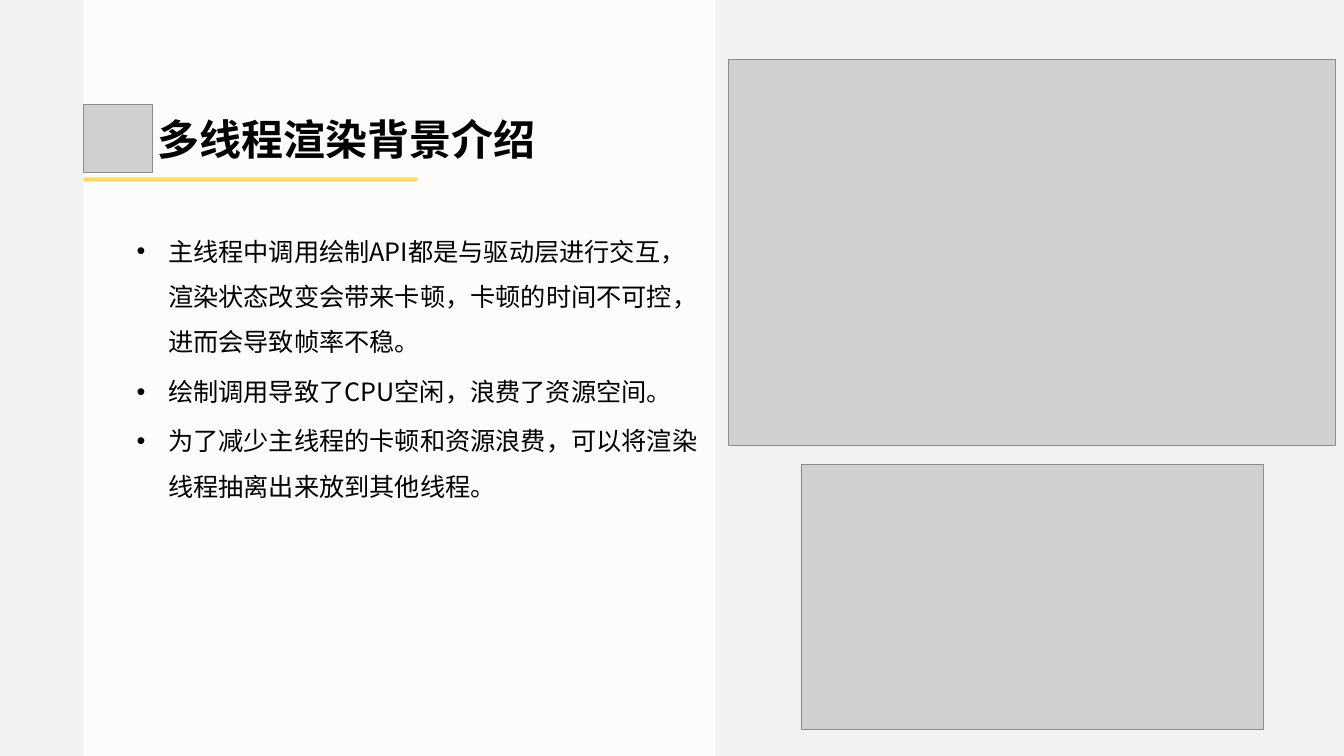
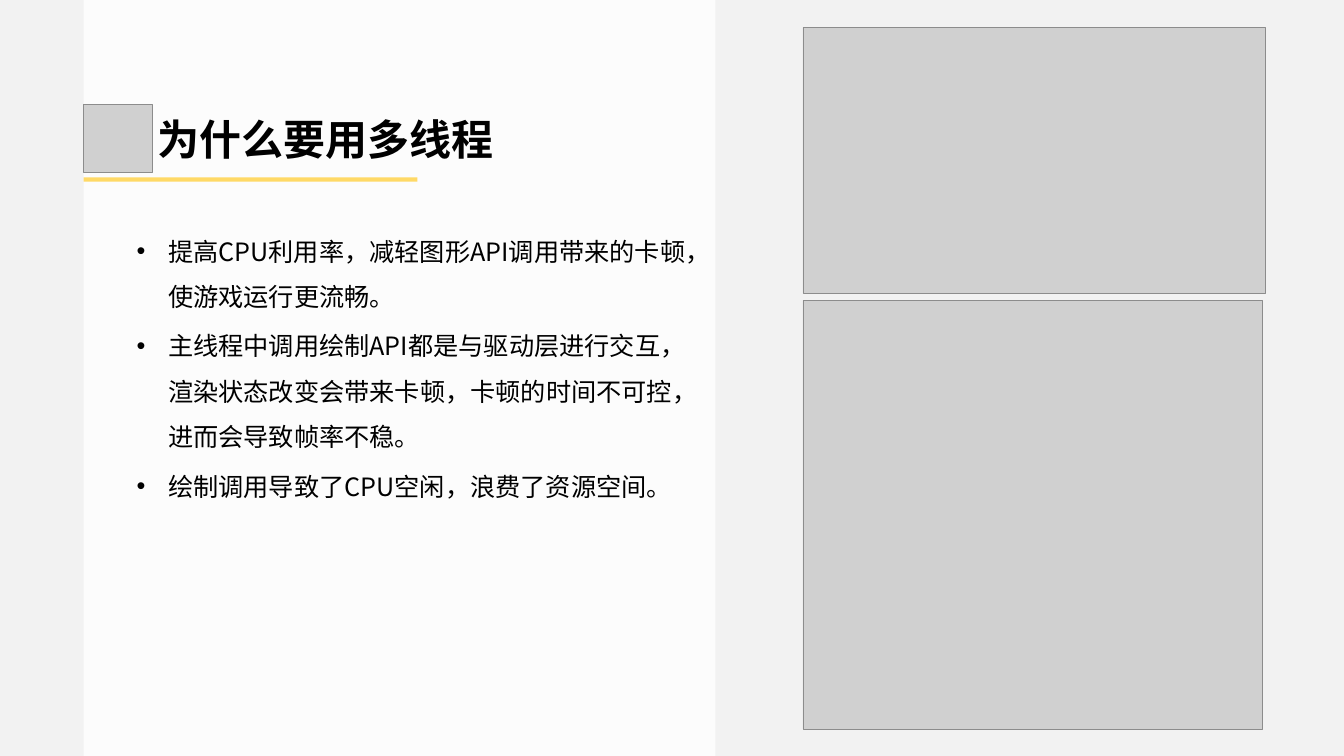
Before and after one commit to doomlover/KSGameEngineTutorials, a slide deck: slide 19 of PPTs/04.引擎基础概念与底层实用系统.pptx (slide 22 before the commit). Drawn at 1344x756 pixels with LibreOffice and Linux fonts; fonts in the diff are those of the drawing; grey boxes stand for pictures. Boxes give left, top, right and bottom in pixels: in the first picture for what was removed or moved away, otherwise in the second. Text is boxed around its words. In the diff, an @@ line names an element or a change of style, - is before the commit and + after.

```diff
--- a/PPTs/04.引擎基础概念与底层实用系统.pptx
+++ b/PPTs/04.引擎基础概念与底层实用系统.pptx
@@ picture: place and size @@
-picture at (801,464,1263,730)
+picture at (803,28,1265,293)
@@ picture removed at (728,59,1335,445) @@
@@ text at (157,119,493,159): text changed @@
-多线程渲染背景介绍
+为什么要用多线程
@@ text at (168,239,710,308): paragraph added @@
+• 提高CPU利用率，减轻图形API调用带来的卡顿，使游戏运行更流畅。
@@ picture added at (803,300,1263,729) @@
@@ text at (168,428,697,498): paragraph removed @@
-• 为了减少主线程的卡顿和资源浪费，可以将渲染线程抽离出来放到其他线程。
```
Also in this commit, not shown: 13 other slides changed, 6 slides added, 9 slides removed.
